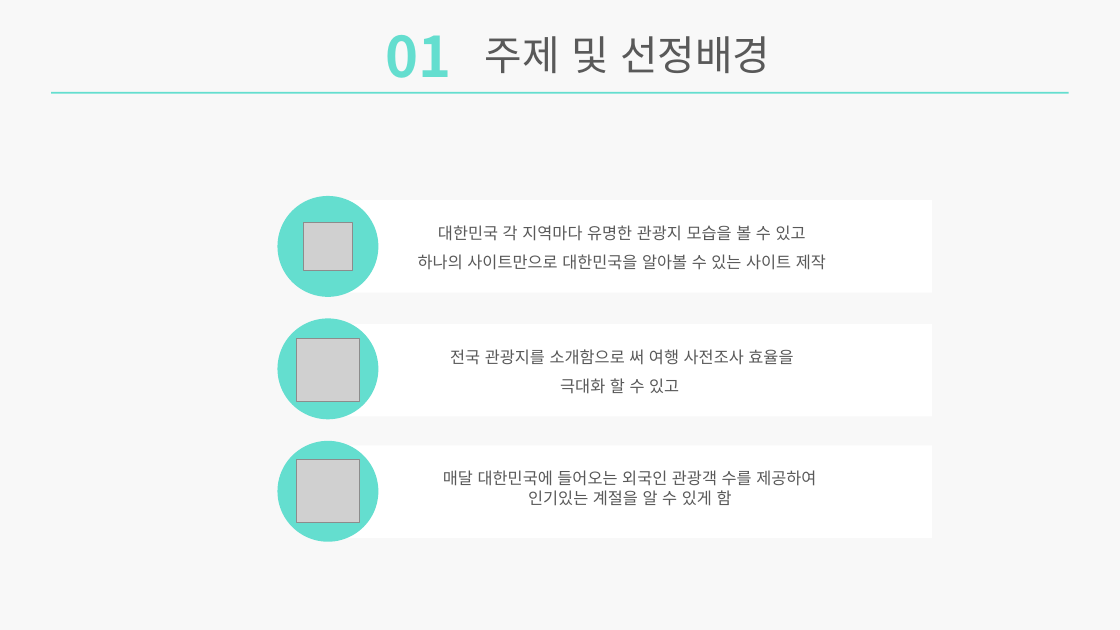
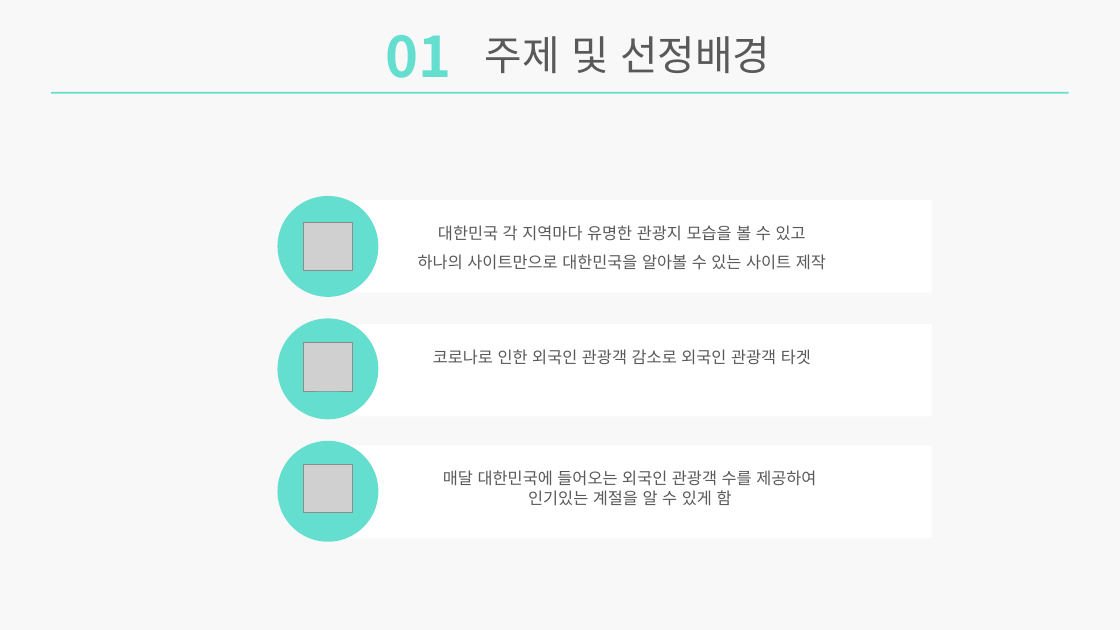
Before and after one commit to ProjectKM1/JavaProject, a slide deck: slide 3 of 발표자료/발표자료.pptx. Drawn at 1120x630 pixels with LibreOffice and Linux fonts; fonts in the diff are those of the drawing; grey boxes stand for pictures. Boxes give left, top, right and bottom in pixels: in the first picture for what was removed or moved away, otherwise in the second. Text is boxed around its words. In the diff, an @@ line names an element or a change of style, - is before the commit and + after.

```diff
--- a/발표자료/발표자료.pptx
+++ b/발표자료/발표자료.pptx
@@ picture: place and size @@
-picture at [297, 339, 360, 402]
+picture at [304, 343, 352, 391]
@@ text at [433, 349, 811, 365]: text changed @@
-전국 관광지를 소개함으로 써 여행 사전조사 효율을
-극대화 할 수 있고
+코로나로 인한 외국인 관광객 감소로 외국인 관광객 타겟
@@ picture: place and size @@
-picture at [297, 460, 360, 523]
+picture at [304, 465, 352, 513]
```
Also in this commit, not shown: 5 other slides changed, 2 slides added, 2 slides removed, 1 other file.
